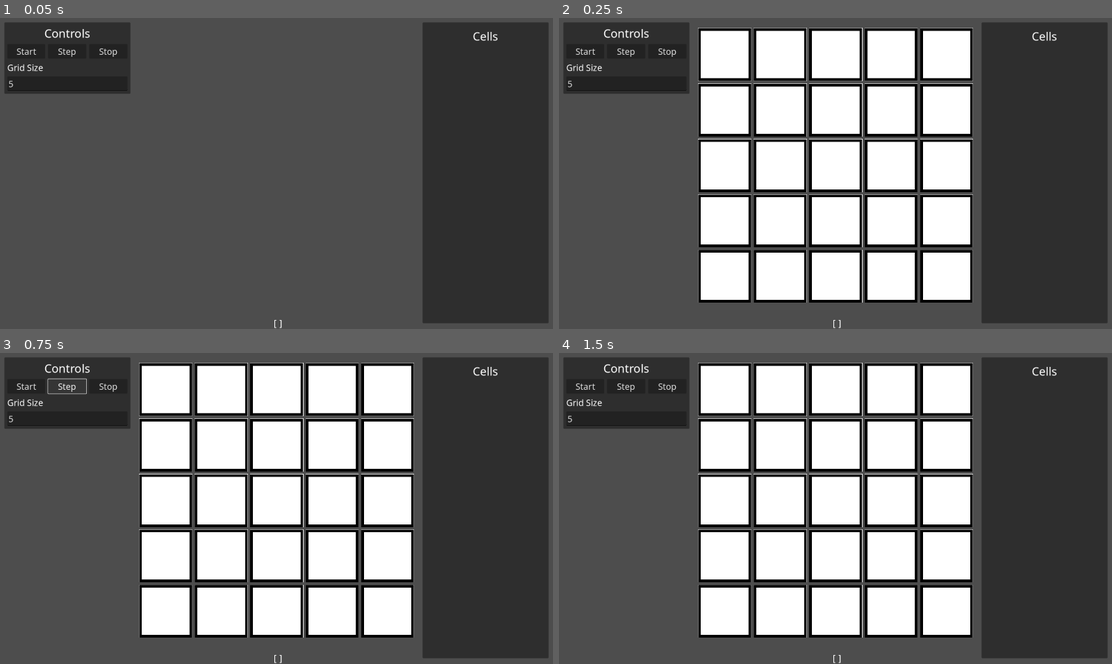
Above: before the commit, frames 1-4 (two rows, left to right).
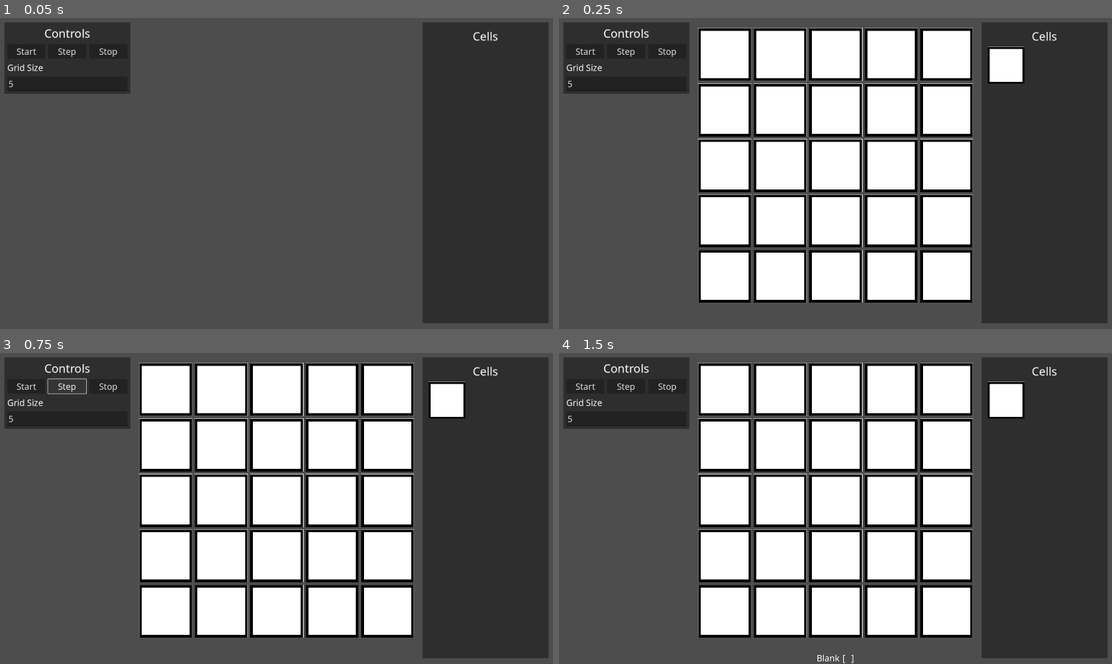
Above: after the commit, the same moments.

Repository: H2ofiremaster/Simple-Automata-Godot
Game: Godot game, scene res://scenes/main.tscn
Two runs of this game, one before a commit and one after it. Both use one fixed random seed, a clock stepped at 60 frames per second and the inputs below.
Inputs (mouse positions are in pixels of both pictures, inside the frame that each line leads up to):
- Up to frame 1 (0.05 s): no input
- Up to frame 2 (0.25 s): no input
- Up to frame 3 (0.75 s): click "Step" at 0.5 s
- Up to frame 4 (1.5 s): click (724, 390) at 1.25 s

The runs differ from the first frame. In frame 1, less than 0.1% of the frame differs, in the area x 49-52%, y 97-100%; in frame 2, 0.8%; in frame 3, 0.8%; in frame 4, 0.8%, in the area x 46-85%, y 9-100%.
Error before the commit: Invalid access to property or key 'rules' on a base object of type 'Nil'. (res://scripts/grid.gd:46)

Commit message:
Added state modification and display, as well as refactoring cell code to be more internal.

Diff:
--- a/resources/condition.gd
+++ b/resources/condition.gd
@@ -56,7 +56,7 @@
 			for neighbor in neighbors:
 				if pattern.matches(neighbor, ruleset):
 					count += 1;
-			print("Cell '%s' has '%d' matching neighbors. Needs '%s' Matches: %s" % [cell, count, counts, count in counts])
+			#print("Cell '%s' has '%d' matching neighbors. Needs '%s' Matches: %s" % [cell, count, counts, count in counts])
 			return count in counts;
 		ConditionType.DIRECTIONAL:
 			var is_match := false;
--- a/resources/rule.gd
+++ b/resources/rule.gd
@@ -11,7 +11,7 @@
 	for condition in conditions:
 		i += 1;
 		if not condition.matches(cell, neighbors, ruleset):
-			print("%d: Condition '%s' failed, aborting." % [i, condition])
+			#print("%d: Condition '%s' failed, aborting." % [i, condition])
 			return;
 	if output.cell_name:
 		print("Updating cell name: %s -> %s" % [cell.name, output.cell_name]);
--- a/resources/ruleset.gd
+++ b/resources/ruleset.gd
@@ -6,6 +6,8 @@
 @export var cells: Array[CellType];
 @export var rules: Array[Rule];
 
+func default_type() -> CellType:
+	return cells[0];
 
 func get_cell(cell_name: String) -> CellType:
 	for cell in cells:
--- a/scenes/cell.tscn
+++ b/scenes/cell.tscn
@@ -20,5 +20,6 @@
 stretch_mode = 0
 script = ExtResource("1_ukqhg")
 
-[connection signal="button_down" from="." to="." method="_on_button_down"]
+[connection signal="gui_input" from="." to="." method="_on_gui_input"]
 [connection signal="mouse_entered" from="." to="." method="_on_mouse_entered"]
+[connection signal="mouse_exited" from="." to="." method="_on_mouse_exited"]
--- a/scenes/game_board.tscn
+++ b/scenes/game_board.tscn
@@ -88,6 +88,7 @@
 layout_mode = 2
 
 [node name="CellLabel" type="HBoxContainer" parent="GridContainer"]
+modulate = Color(1, 1, 1, 0)
 layout_mode = 2
 alignment = 1
 script = ExtResource("5_y3s0c")
@@ -99,6 +100,9 @@
 [node name="OpeningBracket" type="Label" parent="GridContainer/CellLabel"]
 layout_mode = 2
 text = "["
+
+[node name="StateContainer" type="HBoxContainer" parent="GridContainer/CellLabel"]
+layout_mode = 2
 
 [node name="ClosingBracket" type="Label" parent="GridContainer/CellLabel"]
 layout_mode = 2
@@ -143,4 +147,5 @@
 [connection signal="pressed" from="ButtonContainer/OuterMargins/Panel/InnerMargins/ControlsContainer/PlaybackButtons/StepButton" to="." method="_on_step_button_pressed"]
 [connection signal="pressed" from="ButtonContainer/OuterMargins/Panel/InnerMargins/ControlsContainer/PlaybackButtons/StepButton" to="ButtonContainer/OuterMargins/Panel/InnerMargins/ControlsContainer" method="_on_step_button_pressed"]
 [connection signal="text_submitted" from="ButtonContainer/OuterMargins/Panel/InnerMargins/ControlsContainer/GridSizeContainer/GridSizeEdit" to="ButtonContainer/OuterMargins/Panel/InnerMargins/ControlsContainer" method="_on_grid_size_edit_text_submitted"]
-[connection signal="hovered_cell_updated" from="GridContainer/GridAspect/Grid" to="." method="_on_grid_hovered_cell_updated"]
+[connection signal="cell_state_updated" from="GridContainer/GridAspect/Grid" to="GridContainer/CellLabel" method="_on_grid_cell_state_updated"]
+[connection signal="cell_type_updated" from="GridContainer/GridAspect/Grid" to="GridContainer/CellLabel" method="_on_grid_cell_type_updated"]
--- a/scripts/cell.gd
+++ b/scripts/cell.gd
@@ -1,9 +1,7 @@
 class_name Cell extends TextureButton
 
 signal hovered_cell_updated(cell: Cell);
-signal type_change_requested(cell: Cell);
-signal type_clear_requested(cell: Cell);
-signal state_change_requested(cell: Cell);
+signal updated(cell: Cell, type_updated: bool, state_updated: bool);
 
 const CELL = preload("res://scenes/cell.tscn")
 
@@ -12,45 +10,72 @@
 		self.modulate = value.color;
 		type = value;
 var state: Dictionary;
+var grid: Grid;
+var selected_state_index: int = 0;
 
-var mouse_mask: int = 0b0000;
+static func default(init_grid: Grid) -> Cell:
+	var defualt_type: CellType = init_grid.ruleset.default_type();
+	var defualt_state: Dictionary = defualt_type.default_state();
+	return Cell.create(defualt_type, defualt_state, init_grid);
 
-static func default(ruleset: Ruleset) -> Cell:
-	var defualt_type: CellType = ruleset.cells[0];
-	var defualt_state: Dictionary = defualt_type.default_state();
-	return Cell.create(defualt_type, defualt_state);
-
-static func create(init_type: CellType, init_state: Dictionary) -> Cell:
+static func create(init_type: CellType, init_state: Dictionary, init_grid: Grid) -> Cell:
 	var cell: Cell = CELL.instantiate();
 	cell.type = init_type;
 	cell.state = init_state;
+	cell.grid = init_grid;
 	return cell;
-
-# Called every frame. 'delta' is the elapsed time since the previous frame.
-func _process(_delta: float) -> void:
-	mouse_mask = Input.get_mouse_button_mask();
 
 func _to_string() -> String:
 	return "Cell(%s%s)" % [type, state]
+
+func cycle_selected_state(amount: int) -> void:
+	var selected_key: String = state.keys()[selected_state_index];
+	if !selected_key: return;
+	var current_value: String = state[selected_key];
+	var possible_states: Array = self.type.states[selected_key];
+	var current_value_index: int = possible_states.find(current_value);
+	var target_index := current_value_index + amount;
+	if target_index >= possible_states.size(): target_index = 0;
+	if target_index < 0: target_index = possible_states.size() - 1;
+	state[selected_key] = possible_states[target_index];
 
 func clone() -> Cell:
 	var cell := CELL.instantiate();
 	cell.type = self.type;
 	cell.state = self.state.duplicate();
+	cell.grid = self.grid;
 	return cell;
 
 func _on_mouse_entered() -> void:
-	if Input.is_action_pressed("set_type"):
-		type_change_requested.emit(self);
-	if Input.is_action_pressed("clear_type"):
-		type_clear_requested.emit(self);
+	if Input.is_mouse_button_pressed(MOUSE_BUTTON_LEFT):
+		self.type = grid.selected_cell_type;
+		updated.emit(self);
+	if Input.is_mouse_button_pressed(MOUSE_BUTTON_RIGHT):
+		self.type = grid.ruleset.default_type()
+		updated.emit(self);
 	hovered_cell_updated.emit(self);
 
 
-func _on_button_down() -> void:
-	if Input.is_action_just_pressed("set_type"):
-		type_change_requested.emit(self);
-	if Input.is_action_just_pressed("clear_type"):
-		type_clear_requested.emit(self);
-	if Input.is_action_just_pressed("change_state"):
-		state_change_requested.emit(self);
+func _on_mouse_exited() -> void:
+	hovered_cell_updated.emit(null);
+
+
+func _on_gui_input(event: InputEvent) -> void:
+	if event is InputEventMouseButton and event.pressed:
+		if event.button_index == MOUSE_BUTTON_LEFT:
+			self.type = grid.selected_cell_type;
+			updated.emit(self, true, false);
+		if event.button_index == MOUSE_BUTTON_RIGHT:
+			self.type = grid.ruleset.default_type();
+			updated.emit(self, true, false);
+		if event.button_index == MOUSE_BUTTON_MIDDLE:
+			self.selected_state_index += 1;
+			if self.selected_state_index >= self.state.keys().size():
+				self.selected_state_index = 0;
+			updated.emit(self, false, true);
+		if event.button_index == MOUSE_BUTTON_WHEEL_UP:
+			cycle_selected_state(1);
+			updated.emit(self, false, true);
+		if event.button_index == MOUSE_BUTTON_WHEEL_DOWN:
+			cycle_selected_state(-1);
+			updated.emit(self, false, true);
--- a/scripts/cell_editor.gd
+++ b/scripts/cell_editor.gd
@@ -66,7 +66,7 @@
 	var selected_state: String = state_select.get_item_text(selected_state_id);
 	var lines := text.split("\n", false);
 	if lines.size() == 0 or selected_state == "":
-		return
+		return;
 	type.states[selected_state] = Array(lines);
 
 
--- a/scripts/cell_label.gd
+++ b/scripts/cell_label.gd
@@ -1,13 +1,51 @@
 class_name CellLabel extends HBoxContainer
 
 @onready var name_label: Label = $Name
-@onready var closing_bracket: Label = $ClosingBracket
+@onready var state_container: HBoxContainer = $StateContainer
 
 var selected_cell: Cell;
 var selected_index := 0;
 
 func update(cell: Cell) -> void:
-	pass
+	if !cell:
+		self.modulate = Color.TRANSPARENT;
+		return;
+	else:
+		self.modulate = Color.WHITE;
+	name_label.text = cell.type.name;
+	print("===")
+	for child in state_container.get_children():
+		print("Removing Child: %s" % child.text);
+		child.queue_free();
+	for key: String in cell.state.keys():
+		var label := Label.new();
+		label.text = "%s: %s," % [key, cell.state[key]];
+		state_container.add_child(label)
+		print("Adding Child: %s" % label.text);
+	print(state_container.get_children())
+	print("---")
+	update_states(cell);
 
-func increment() -> void:
-	pass
+func update_states(cell: Cell) -> void:
+	var real_children: Array[Label] = [];
+	for child in state_container.get_children():
+		if not child.is_queued_for_deletion():
+			real_children.append(child);
+	for i: int in cell.state.keys().size():
+		var key: String = cell.state.keys()[i];
+		var label := real_children[i];
+		label.text = "%s: %s," % [key, cell.state[key]];
+		label.modulate = Color.WHITE;
+	if real_children.size() != 0:
+		real_children[cell.selected_state_index].modulate = Color.YELLOW;
+		print(cell.selected_state_index);
+	else:
+		print(state_container.get_child_count());
+
+
+func _on_grid_cell_state_updated(cell: Cell) -> void:
+	update_states(cell);
+
+
+func _on_grid_cell_type_updated(cell: Cell) -> void:
+	update(cell);
--- a/scripts/controls.gd
+++ b/scripts/controls.gd
@@ -4,7 +4,7 @@
 @onready var grid_size_edit: LineEdit = $GridSizeContainer/GridSizeEdit
 
 func _on_step_button_pressed() -> void:
-	game_board.grid.next_generation(game_board.ruleset);
+	game_board.grid.next_generation();
 
 
 
@@ -14,4 +14,4 @@
 		grid_size_edit.text = current_text;
 	else:
 		game_board.grid.columns = int(new_text);
-		game_board.grid.generate(game_board.ruleset);
+		game_board.grid.generate();
--- a/scripts/game_board.gd
+++ b/scripts/game_board.gd
@@ -1,4 +1,6 @@
 class_name GameBoard extends HBoxContainer
+
+const BLANK_RULESET = preload("res://resources/blank_ruleset.tres")
 
 @export var ruleset: Ruleset;
 @export var cell_display_scene: PackedScene;
@@ -9,7 +11,9 @@
 
 func _ready() -> void:
 	await get_tree().create_timer(0.1).timeout;
-	grid.initialize();
+	grid.initialize(BLANK_RULESET);
+	_on_ruleset_creator_ruleset_changed(BLANK_RULESET);
+
 
 func _on_ruleset_creator_ruleset_changed(new_ruleset: Ruleset) -> void:
 	ruleset = new_ruleset;
@@ -21,7 +25,9 @@
 		cell_display.cell_type_selected.connect(_on_cell_type_selected);
 		cell_display.initialize(cell);
 
-	grid.fill_default(ruleset);
+	grid.ruleset = ruleset;
+	grid.selected_cell_type = ruleset.default_type();
+	grid.fill_default();
 	print(grid.cells);
 
 
--- a/scripts/grid.gd
+++ b/scripts/grid.gd
@@ -1,19 +1,21 @@
 class_name Grid extends GridContainer
 
-signal hovered_cell_updated(cell: Cell);
-signal scrolled;
+signal cell_type_updated(cell: Cell);
+signal cell_state_updated(cell: Cell);
 
 const LINE_COLOR = Color.DIM_GRAY;
 const SPACING = 40;
 const TEST_CELL_TYPE = preload("res://resources/test_cell_type.tres")
-const BLANK_RULESET = preload("res://resources/blank_ruleset.tres")
 const CELL_OUTLINE = preload("res://scenes/cell_outline.tscn")
 
 var cells: Array[Cell];
 var selected_cell_type: CellType;
+var ruleset: Ruleset;
 
-func initialize() -> void:
-	generate(BLANK_RULESET);
+func initialize(init_ruleset: Ruleset) -> void:
+	self.ruleset = init_ruleset;
+	self.selected_cell_type = ruleset.default_type();
+	generate();
 
 
 func add_line(point1: Vector2, point2: Vector2) -> void:
@@ -27,18 +29,13 @@
 	self.add_child(line);
 
 
-func add_cell(ruleset: Ruleset) -> Cell:
-	var new_cell: Cell = Cell.default(ruleset);
-	self.add_child(new_cell);
-	return new_cell;
 
-func fill_default(ruleset: Ruleset) -> void:
+func fill_default() -> void:
 	for i in cells.size():
-		cells[i] = Cell.default(ruleset);
-	#print(cells)
+		cells[i] = Cell.default(self);
 	refresh();
 
-func next_generation(ruleset: Ruleset) -> void:
+func next_generation() -> void:
 	var new_cells: Array[Cell] = [];
 	new_cells.resize(cells.size());
 	for i in new_cells.size():
@@ -72,11 +69,10 @@
 	return cells[index + (columns * y_offset) + x_offset];
 
 
-func generate(ruleset: Ruleset) -> void:
-	var _cell_size: Vector2 = self.size / self.columns;
-
+func generate() -> void:
+	#var _cell_size: Vector2 = self.size / self.columns;
 	cells.resize(self.columns * self.columns);
-	fill_default(ruleset);
+	fill_default();
 
 	add_theme_constant_override("v_separation", max(SPACING / columns, 2));
 	add_theme_constant_override("h_separation", max(SPACING / columns, 2));
@@ -93,12 +89,13 @@
 	for cell in cells:
 		self.add_child(cell);
 		cell.hovered_cell_updated.connect(_on_hovered_cell_updated);
-		cell.type_change_requested.connect(_on_cell_type_change_requested);
+		cell.updated.connect(_on_cell_updated);
 
 
 func _on_hovered_cell_updated(cell: Cell) -> void:
-	hovered_cell_updated.emit(cell);
+	cell_type_updated.emit(cell);
 
 
-func _on_cell_type_change_requested(cell: Cell) -> void:
-	cell.type = selected_cell_type;
+func _on_cell_updated(cell: Cell, type_updated: bool, state_updated: bool) -> void:
+	if type_updated: cell_type_updated.emit(cell);
+	if state_updated: cell_state_updated.emit(cell);
--- a/scripts/pattern_input.gd
+++ b/scripts/pattern_input.gd
@@ -41,9 +41,9 @@
 
 		var state: Dictionary = pattern.cell_state;
 		var state_array: Array[String] = [];
-		var keys: Array[String];
+		var keys: Array[String] = [];
 		keys.assign(state.keys());
-		var values: Array[String];
+		var values: Array[String] = [];
 		values.assign(state.values());
 		for i in range(keys.size()):
 			var state_entry := keys[i] + " = " + values[i];
